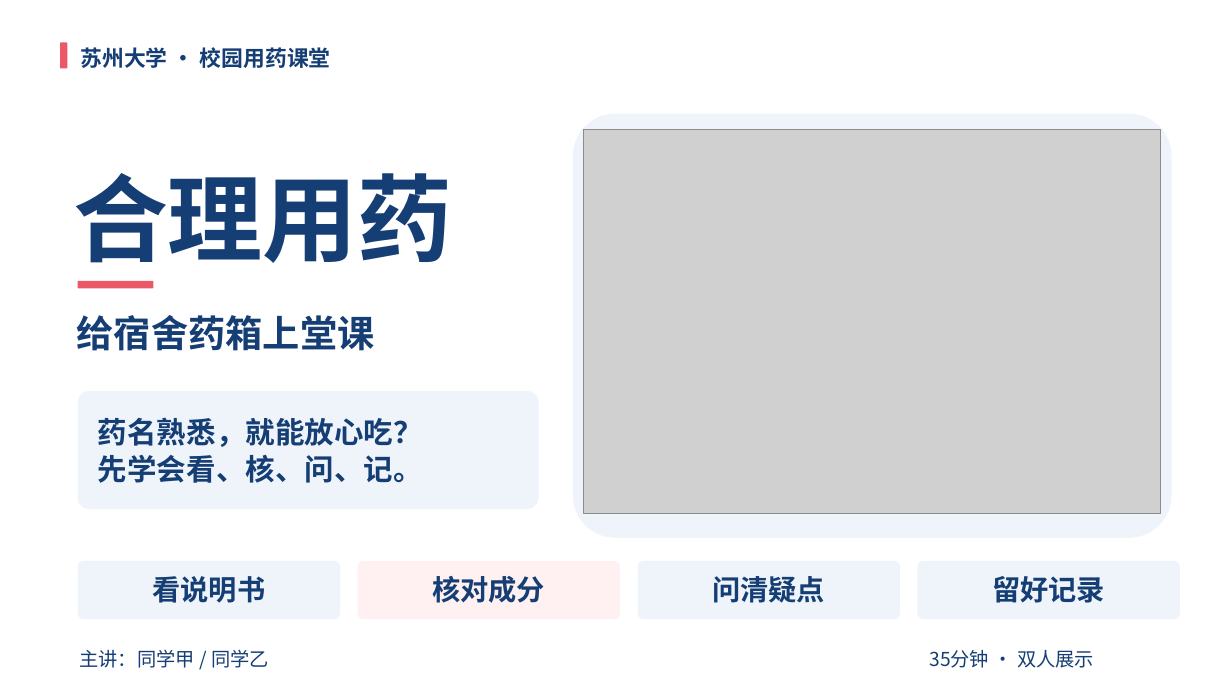
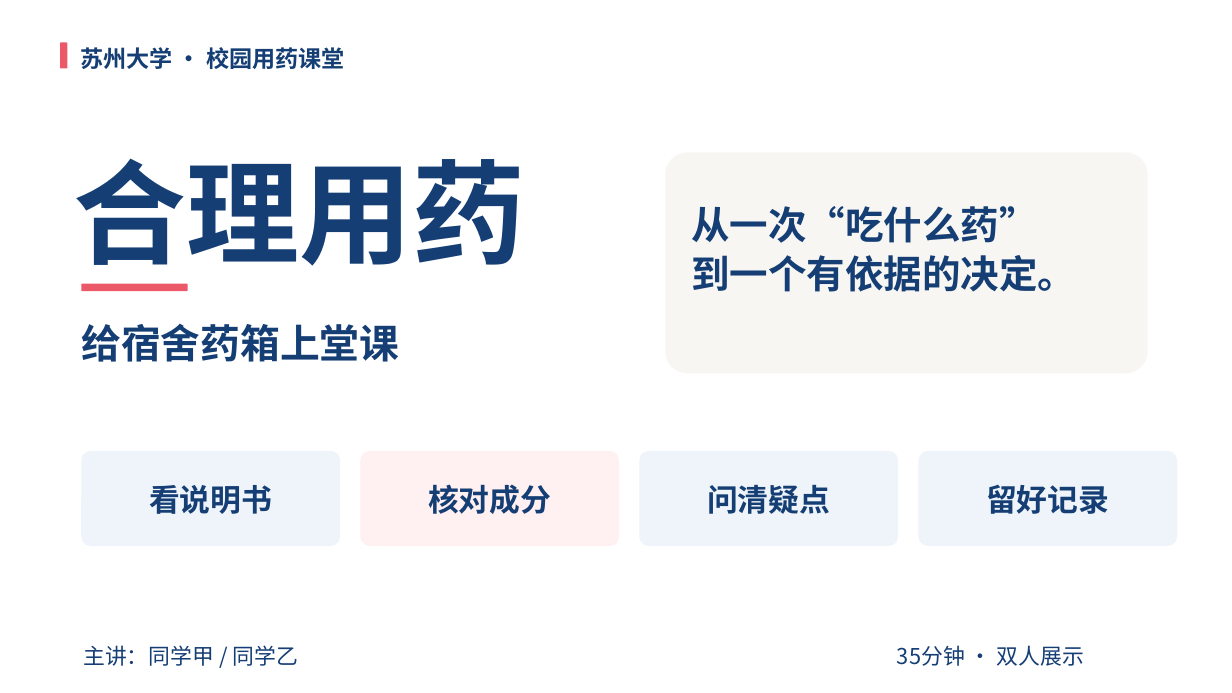
Before and after one commit to HOU-snowyfly/PPTbuilder, a slide deck: slide 1 of 交付文件/合理用药_双人35分钟.pptx. Drawn at 1232x693 pixels with LibreOffice and Linux fonts; fonts in the diff are those of the drawing; grey boxes stand for pictures. Boxes give left, top, right and bottom in pixels: in the first picture for what was removed or moved away, otherwise in the second. Text is boxed around its words. In the diff, an @@ line names an element or a change of style, - is before the commit and + after.

```diff
--- a/交付文件/合理用药_双人35分钟.pptx
+++ b/交付文件/合理用药_双人35分钟.pptx
@@ text "苏州大学 · 校园用药课堂" at (80, 47, 345, 69): size 17 to 18 pt @@
@@ rounded rectangle removed at (573, 114, 1172, 538) @@
@@ text "合理用药": place and size @@
-text "合理用药" at (73, 173, 453, 263)
+text "合理用药" at (74, 158, 526, 284)
@@ text "合理用药" at (74, 158, 526, 284): size 74 to 88 pt @@
@@ picture removed at (584, 129, 1161, 514) @@
@@ rounded rectangle added at (665, 152, 1148, 373), fill #F7F6F3 @@
@@ text added at (691, 206, 1076, 292), 30 pt, text #153E75, bold @@
+从一次“吃什么药”
+到一个有依据的决定。
@@ rounded rectangle: place and size @@
-rounded rectangle at (78, 281, 153, 288)
+rounded rectangle at (81, 284, 188, 291)
@@ text "给宿舍药箱上堂课": place and size @@
-text "给宿舍药箱上堂课" at (77, 315, 375, 351)
+text "给宿舍药箱上堂课" at (81, 324, 399, 362)
@@ text "给宿舍药箱上堂课" at (81, 324, 399, 362): size 29 to 31 pt @@
@@ text removed at (98, 417, 423, 483) @@
-药名熟悉，就能放心吃？
-先学会看、核、问、记。
@@ rounded rectangle: place and size @@
-rounded rectangle at (78, 391, 539, 509)
+rounded rectangle at (81, 451, 340, 546)
@@ size 22 to 24 pt in 4 elements at (707, 485, 830, 514), (428, 484, 551, 514), (986, 484, 1109, 514), (149, 485, 272, 514) @@
@@ text "看说明书": place and size @@
-text "看说明书" at (152, 576, 265, 603)
+text "看说明书" at (149, 485, 272, 514)
@@ rounded rectangle: place and size @@
-rounded rectangle at (78, 561, 340, 619)
+rounded rectangle at (360, 451, 619, 546)
@@ rounded rectangle at (360, 451, 619, 546): fill #EEF4FA to #FFF0F1 @@
@@ text "核对成分": place and size @@
-text "核对成分" at (432, 576, 545, 603)
+text "核对成分" at (428, 484, 551, 514)
@@ rounded rectangle: place and size @@
-rounded rectangle at (358, 561, 620, 619)
+rounded rectangle at (640, 451, 898, 546)
@@ rounded rectangle at (640, 451, 898, 546): fill #FFF0F1 to #EEF4FA @@
@@ text "问清疑点": place and size @@
-text "问清疑点" at (712, 576, 825, 603)
+text "问清疑点" at (707, 485, 830, 514)
@@ rounded rectangle: place and size @@
-rounded rectangle at (638, 561, 900, 619)
+rounded rectangle at (919, 451, 1177, 546)
@@ text "留好记录": place and size @@
-text "留好记录" at (992, 576, 1105, 603)
+text "留好记录" at (986, 484, 1109, 514)
@@ rounded rectangle removed at (918, 561, 1180, 619) @@
@@ text "主讲：同学甲 / 同学乙" at (83, 645, 299, 666): size 15 to 17 pt @@
@@ text "35分钟 · 双人展示" at (897, 645, 1084, 666): size 15 to 17 pt @@
@@ text "35分钟 · 双人展示": place and size @@
-text "35分钟 · 双人展示" at (929, 650, 1094, 668)
+text "35分钟 · 双人展示" at (897, 645, 1084, 666)
```
Also in this commit, not shown: 22 other slides changed, 1 slide added, 1 other file.
